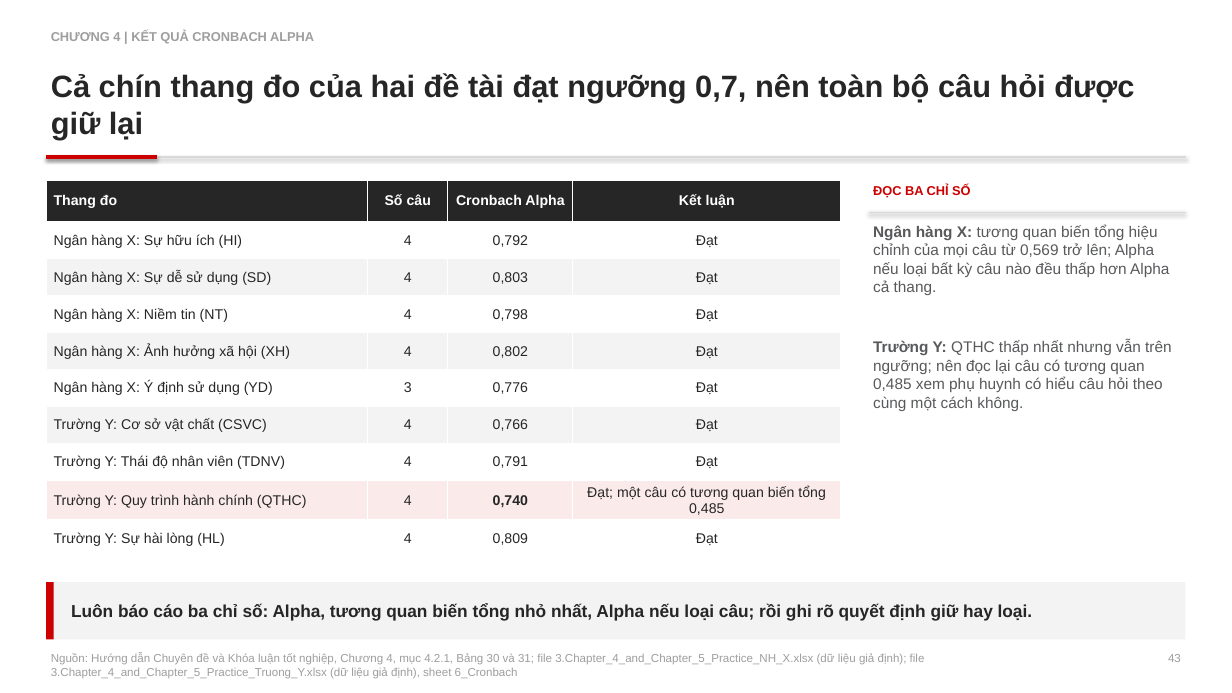
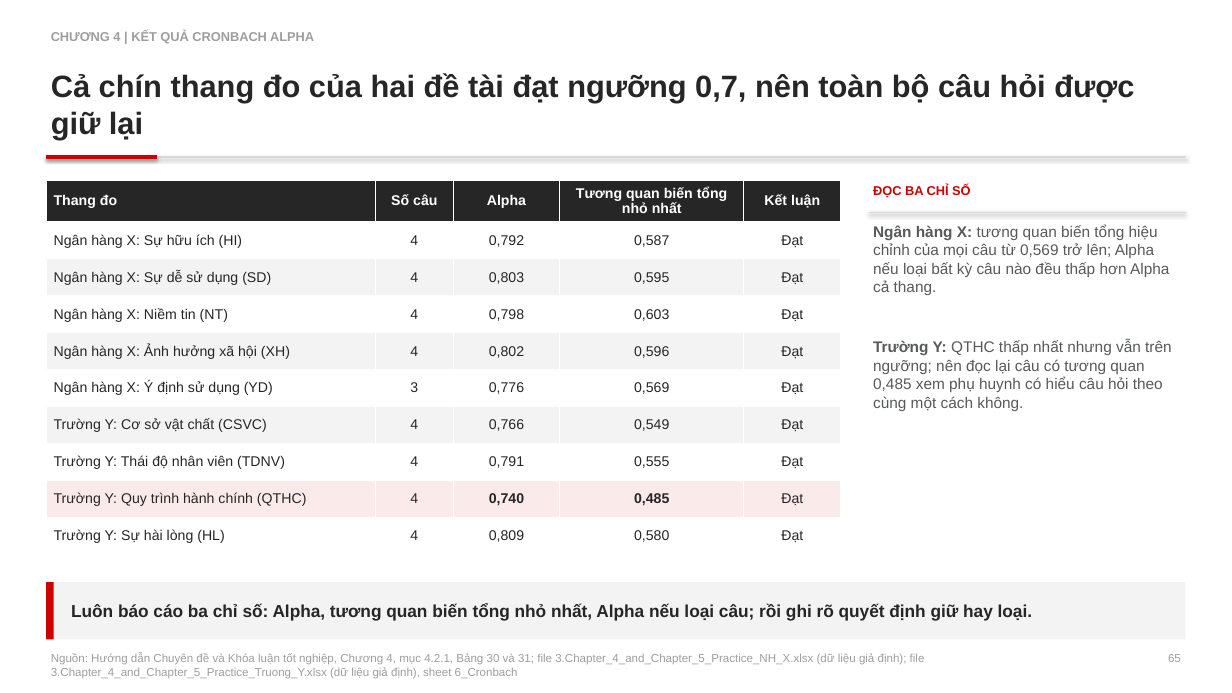
Before and after one commit to johnneinadlerr0353-bot/sachhuongdan, a slide deck: slide 65 of Core_Slide_2_HD2_Bain.pptx (slide 43 before the commit). Drawn at 1232x693 pixels with LibreOffice and Linux fonts; fonts in the diff are those of the drawing. Boxes give left, top, right and bottom in pixels: in the first picture for what was removed or moved away, otherwise in the second. Text is boxed around its words. In the diff, an @@ line names an element or a change of style, - is before the commit and + after.

```diff
--- a/Core_Slide_2_HD2_Bain.pptx
+++ b/Core_Slide_2_HD2_Bain.pptx
@@ table at bbox=[46, 180, 841, 555] @@
-column 3: Cronbach Alpha | 0,792 | 0,803 | 0,798 | 0,802 | 0,776 | 0,766 | 0,791 | 0,740 | 0,809
-column 4: Kết luận | Đạt | Đạt | Đạt | Đạt | Đạt | Đạt | Đạt | Đạt; một câu có tương quan biến tổng 0,485 | Đạt
+column 3: Alpha | 0,792 | 0,803 | 0,798 | 0,802 | 0,776 | 0,766 | 0,791 | 0,740 | 0,809
+column 4: Tương quan biến tổng nhỏ nhất | 0,587 | 0,595 | 0,603 | 0,596 | 0,569 | 0,549 | 0,555 | 0,485 | 0,580
+column 5: Kết luận | Đạt | Đạt | Đạt | Đạt | Đạt | Đạt | Đạt | Đạt | Đạt
@@ text at bbox=[1168, 654, 1181, 662]: text changed @@
-43
+65
```
Also in this commit, not shown: 62 other slides changed, 38 slides added, 1 other file.
